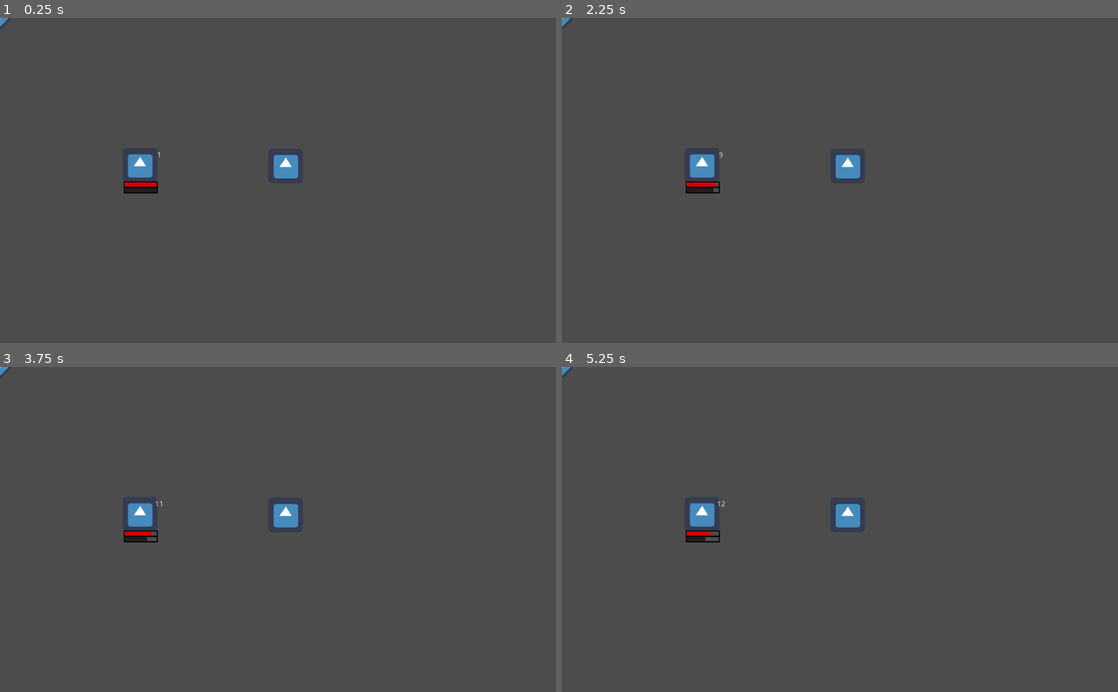
Above: before the commit, frames 1-4 (two rows, left to right).
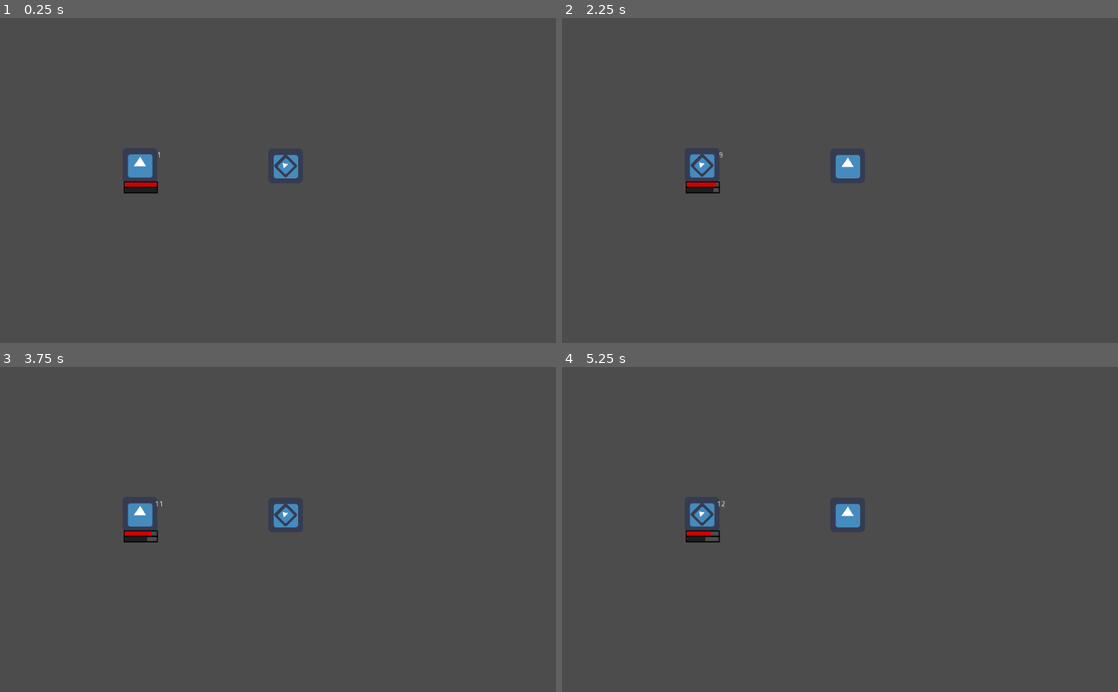
Above: after the commit, the same moments.

Repository: h19mili/Projekt_Fleorune.VM
Game: Godot game, scene res://Main.tscn
The game is run twice, just before and just after one commit, with the same random seed, the same clock (stepped at 60 frames per second) and the same inputs. The engine's default icon, where the game draws it, is replaced by a stand-in: a white triangle on a blue panel in a dark square.
Inputs:
- Up to frame 1 (0.25 s): no input
- Up to frame 2 (2.25 s): tap Enter (ui_accept) at 0.5, 0.77, 1.25, 1.52, 2 s; hold Up (ui_up) 0.53-1.28 s; hold Down (ui_down) 1.28-2.03 s; hold Up (ui_up) from 2.03 s (still down)
- Up to frame 3 (3.75 s): tap Enter (ui_accept) at 2.75, 3.02, 3.5 s; release Up (ui_up) at 3.53 s; hold Left (ui_left) from 3.53 s (still down)
- Up to frame 4 (5.25 s): tap Enter (ui_accept) at 3.77, 4.25, 4.52 s; release Left (ui_left) at 5.03 s; hold Down (ui_down) from 5.03 s (still down)

The runs differ from the first frame. In frame 1, 0.1% of the frame differs, in the area x 0-54%, y 0-50%; in frame 2, 0.2%, in the area x 0-28%, y 0-49%; in frame 3, 0.1%; in frame 4, 0.2%.

Commit message:
Arrow_fail/workV1.1

Diff:
--- a/Battler.gd
+++ b/Battler.gd
@@ -1,11 +1,11 @@
 extends Node2D
+class_name Battler
 
-class_name Battler
 signal completed
 var selected : bool = false setget set_selected
 var selectable: bool = false setget set_selectable
 export var Party_member = false
-onready var target_global_position: Vector2
+onready var target_global_position = self.global_position
 
 var Max_HP : int
 var Current_HP : int
--- a/Main.tscn
+++ b/Main.tscn
@@ -14,7 +14,7 @@
 [node name="Battler" parent="TurnQ" instance=ExtResource( 2 )]
 
 [node name="David" parent="TurnQ" instance=ExtResource( 3 )]
-position = Vector2( -268.303, -1.33484 )
+position = Vector2( -268.303, -1.335 )
 Party_member = true
 
 [node name="Position2D" type="Position2D" parent="."]
